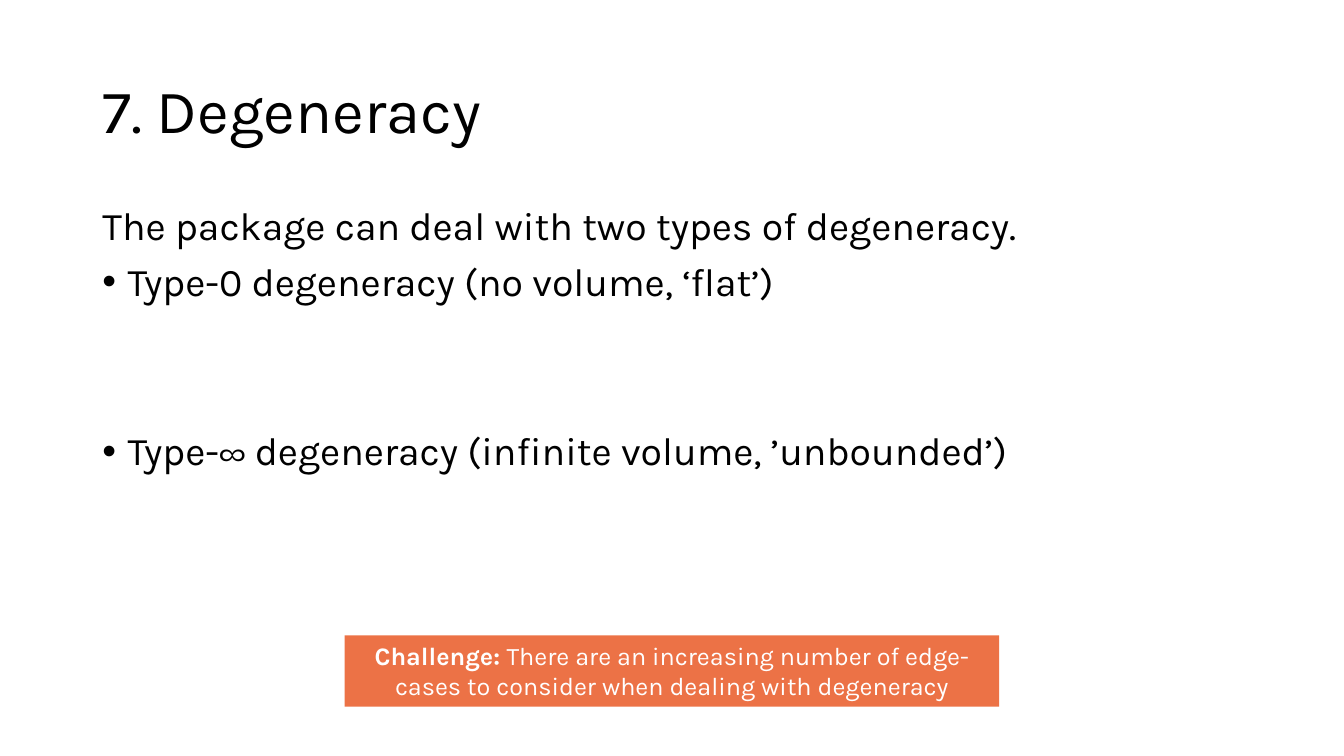
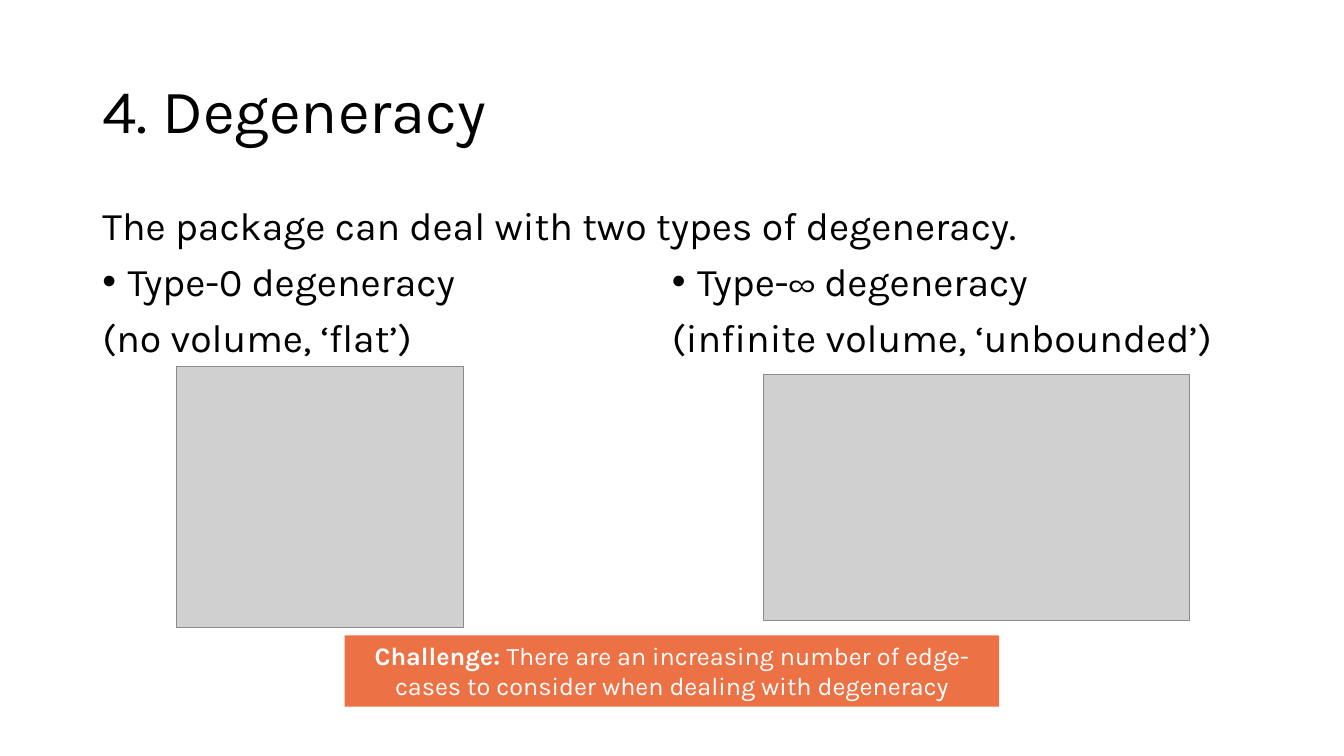
Before and after one commit to bwolleswinkel/geopes, a slide deck: slide 8 of presentation.pptx (slide 10 before the commit). Drawn at 1344x756 pixels with LibreOffice and Linux fonts; fonts in the diff are those of the drawing; grey boxes stand for pictures. Boxes give left, top, right and bottom in pixels: in the first picture for what was removed or moved away, otherwise in the second. Text is boxed around its words. In the diff, an @@ line names an element or a change of style, - is before the commit and + after.

```diff
--- a/presentation.pptx
+++ b/presentation.pptx
@@ title at bbox=[102, 93, 486, 148]: text changed @@
-7. Degeneracy
+4. Degeneracy
@@ text added at bbox=[102, 269, 1211, 357], 28 pt, text #000000 @@
+• Type-0 degeneracy
+(no volume, ‘flat’)
+• Type-∞ degeneracy
+(infinite volume, ‘unbounded’)
@@ text at bbox=[128, 267, 1007, 475]: paragraphs removed @@
-• Type-0 degeneracy (no volume, ‘flat’)
-• Type-∞ degeneracy (infinite volume, ’unbounded’)
@@ picture added at bbox=[176, 367, 463, 628] @@
@@ picture added at bbox=[764, 375, 1190, 621] @@
```
Also in this commit, not shown: 6 other slides changed, 1 slide added, 2 other files.
